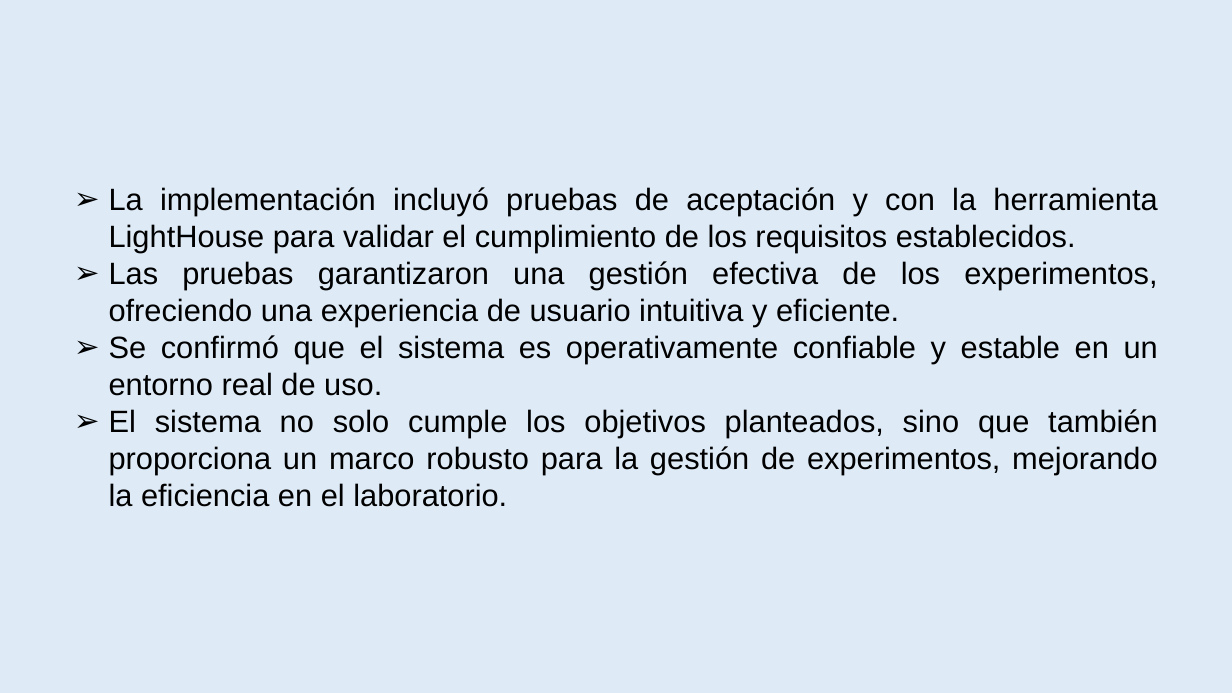
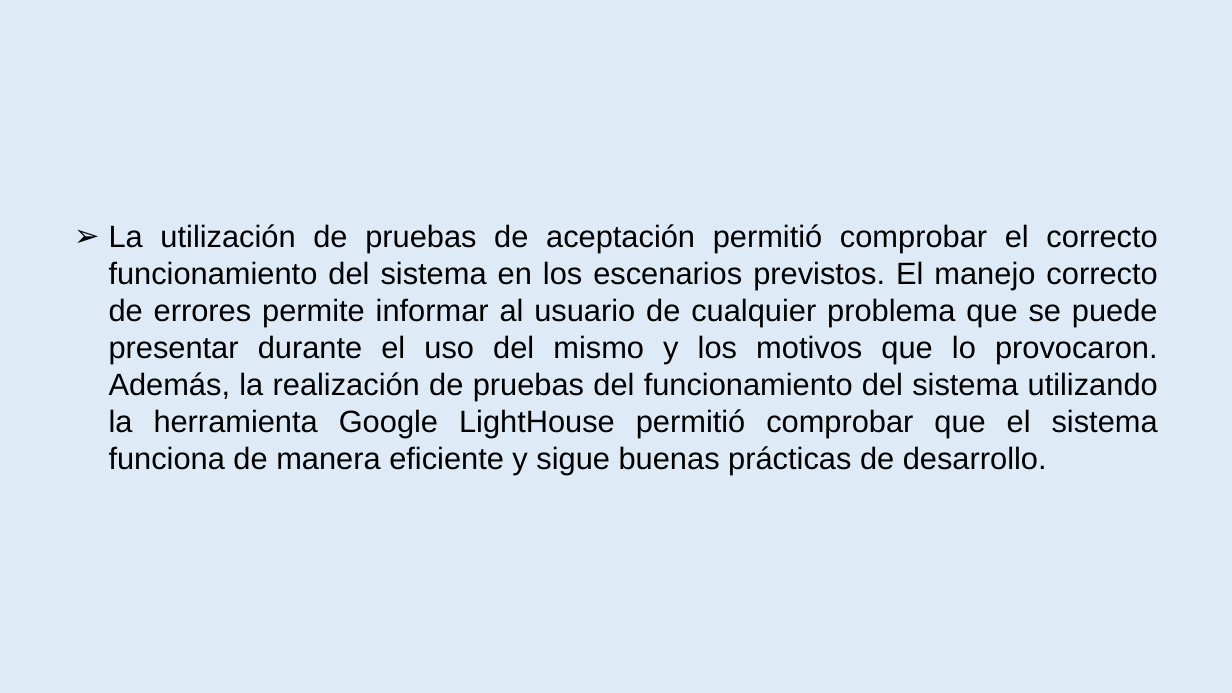
Before and after one commit to amypadron/prower_tesis, a slide deck: slide 46 of Digestión anaerobía.Original.pptx. Drawn at 1232x693 pixels with LibreOffice and Linux fonts; fonts in the diff are those of the drawing. Boxes give left, top, right and bottom in pixels: in the first picture for what was removed or moved away, otherwise in the second. Text is boxed around its words. In the diff, an @@ line names an element or a change of style, - is before the commit and + after.

```diff
--- a/Digestión anaerobía.Original.pptx
+++ b/Digestión anaerobía.Original.pptx
@@ text at box(109, 224, 1158, 475): text changed @@
-➢ La implementación incluyó pruebas de aceptación y con la herramienta LightHouse para validar el cumplimiento de los requisitos establecidos.
-➢ Las pruebas garantizaron una gestión efectiva de los experimentos, ofreciendo una experiencia de usuario intuitiva y eficiente.
-➢ Se confirmó que el sistema es operativamente confiable y estable en un entorno real de uso.
-➢ El sistema no solo cumple los objetivos planteados, sino que también proporciona un marco robusto para la gestión de experimentos, mejorando la eficiencia en el laboratorio.
+➢ La utilización de pruebas de aceptación permitió comprobar el correcto funcionamiento del sistema en los escenarios previstos. El manejo correcto de errores permite informar al usuario de cualquier problema que se puede presentar durante el uso del mismo y los motivos que lo provocaron. Además, la realización de pruebas del funcionamiento del sistema utilizando la herramienta Google LightHouse permitió comprobar que el sistema funciona de manera eficiente y sigue buenas prácticas de desarrollo.
```
Also in this commit, not shown: 10 other slides changed.
